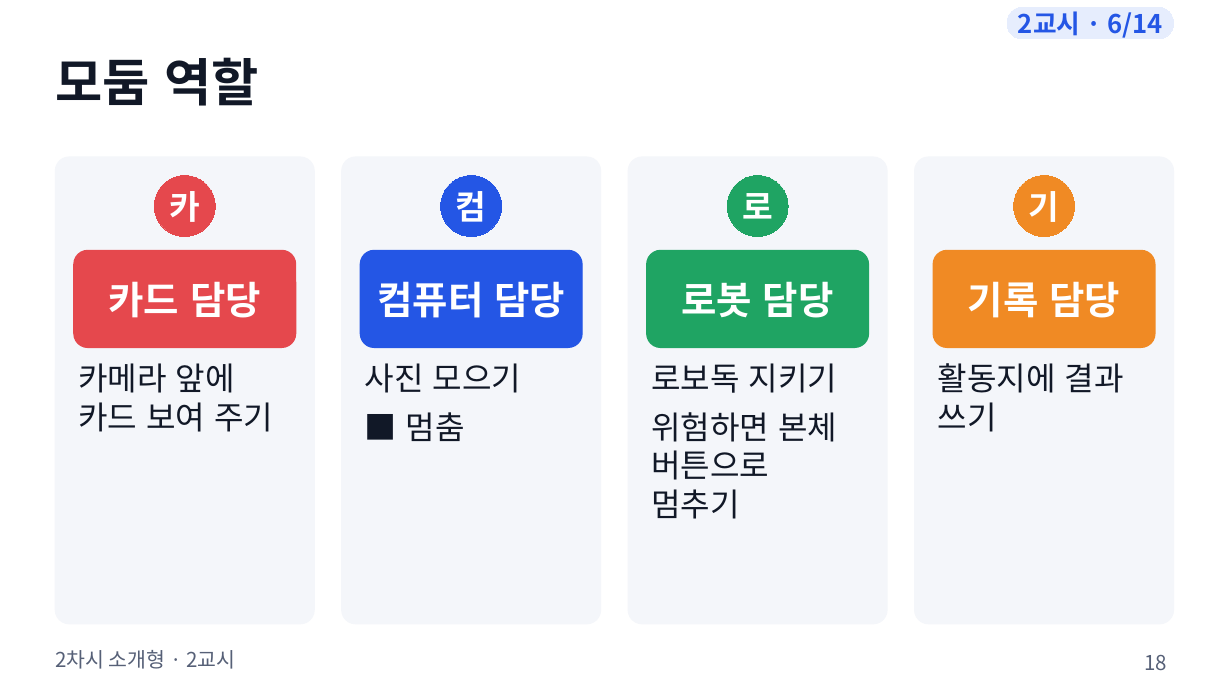
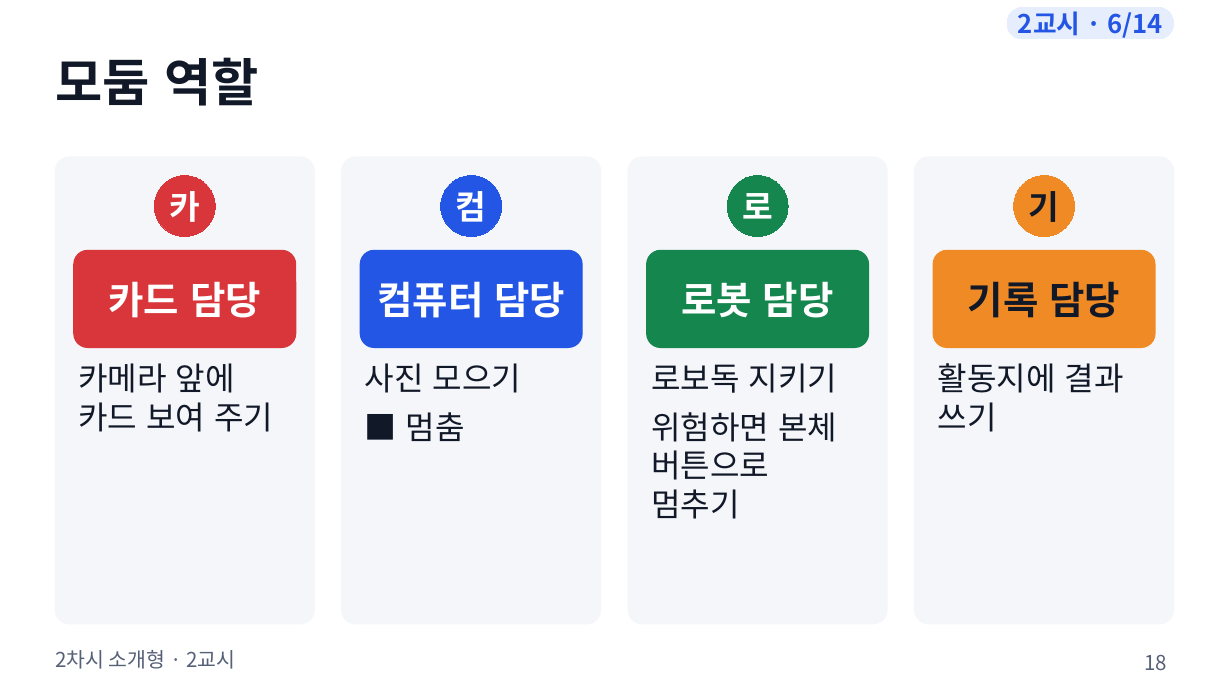
Before and after one commit to boundaryx01-uniquelife/microbit, a slide deck: slide 18 of bridge/docs/materials/2차시_소개형/2차시_수업슬라이드.pptx. Drawn at 1232x693 pixels with LibreOffice and Linux fonts; fonts in the diff are those of the drawing. Boxes give left, top, right and bottom in pixels: in the first picture for what was removed or moved away, otherwise in the second. Text is boxed around its words. In the diff, an @@ line names an element or a change of style, - is before the commit and + after.

```diff
--- a/bridge/docs/materials/2차시_소개형/2차시_수업슬라이드.pptx
+++ b/bridge/docs/materials/2차시_소개형/2차시_수업슬라이드.pptx
@@ ellipse "카" at [154,176,215,237]: fill #E5484D to #D8363B; outline #E5484D 0.75 pt to #D8363B 0.75 pt @@
@@ ellipse "로" at [727,176,788,237]: fill #1FA463 to #16864F; outline #1FA463 0.75 pt to #16864F 0.75 pt @@
@@ ellipse "기" at [1014,176,1075,237]: text colour #FFFFFF to #111827 @@
@@ rounded rectangle at [74,250,296,348]: fill #E5484D to #D8363B; outline #E5484D 1 pt to #D8363B 1 pt @@
@@ rounded rectangle at [647,250,869,348]: fill #1FA463 to #16864F; outline #1FA463 1 pt to #16864F 1 pt @@
@@ text "기록 담당" at [968,281,1120,318]: text colour #FFFFFF to #111827 @@
```
Also in this commit, not shown: 11 other slides changed, 12 other files.
